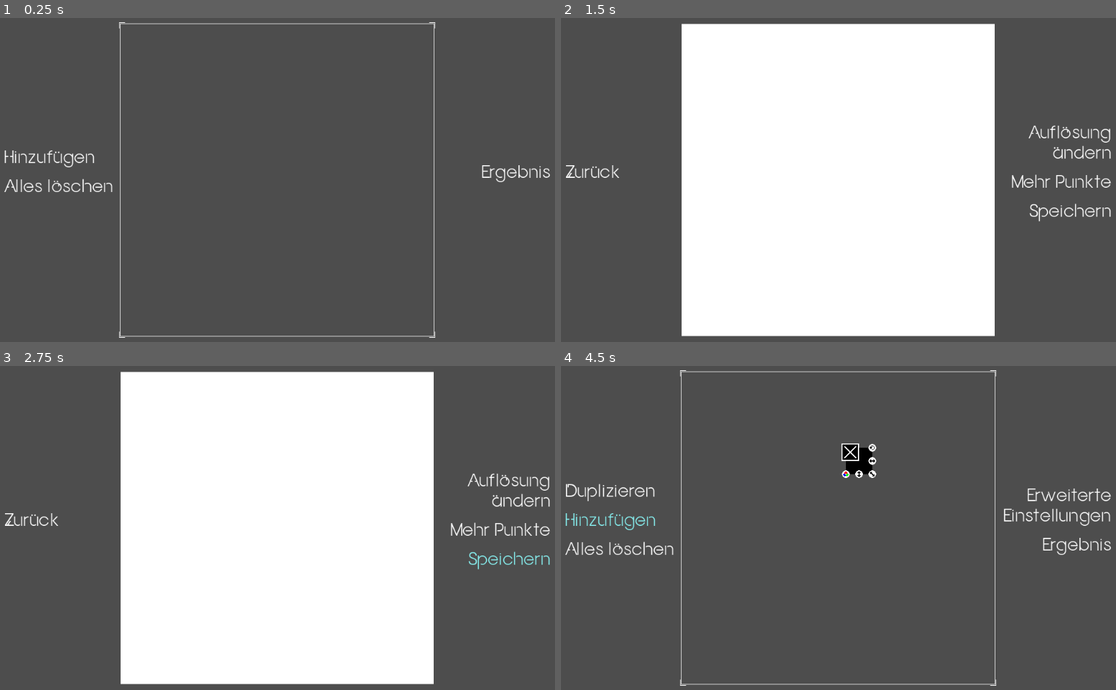
Above: before the commit, frames 1-4 (two rows, left to right).
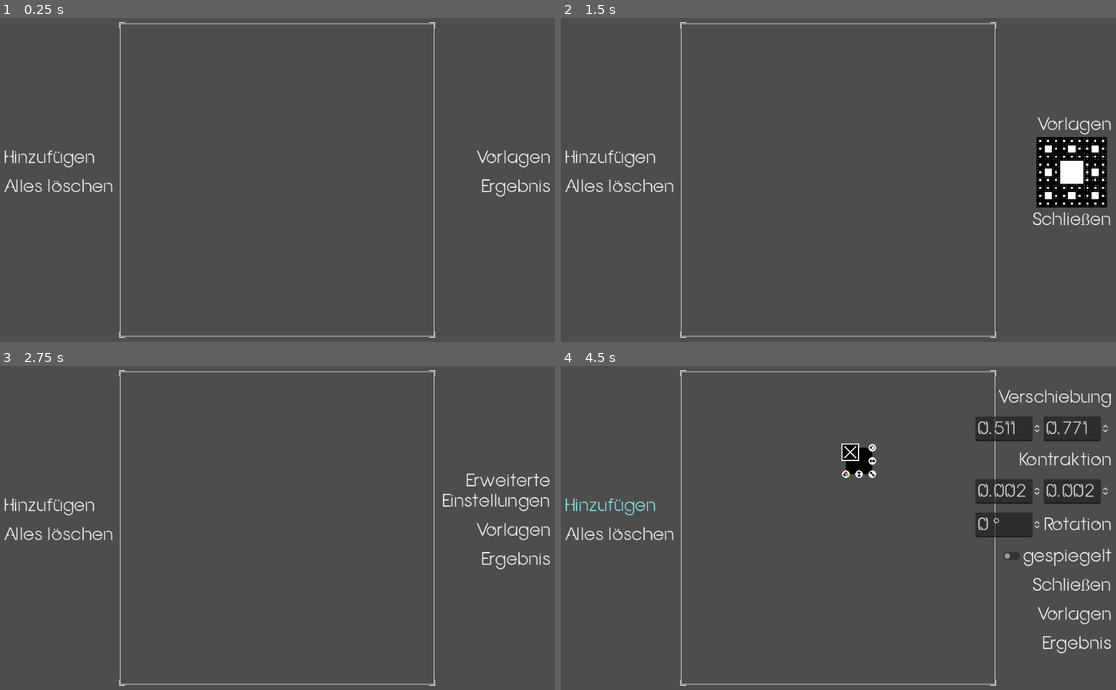
Above: after the commit, the same moments.

Repository: Anomasie/Fractals
Game: Godot game, scene res://scenes/GUI.tscn
Two runs of this game, one before a commit and one after it. Both use one fixed random seed, a clock stepped at 60 frames per second and the inputs below.
Inputs (mouse positions are in pixels of both pictures, inside the frame that each line leads up to):
- Up to frame 1 (0.25 s): no input
- Up to frame 2 (1.5 s): click (1071, 157) at 0.5 s, where only the run after the commit has a clickable "Vorlagen"; click (1071, 173) at 1.27 s
- Up to frame 3 (2.75 s): click (510, 566) at 2 s, where only the run after the commit has a clickable "Schließen"
- Up to frame 4 (4.5 s): click (1054, 492) at 2.75 s, where only the run after the commit has a clickable "Erweiterte Einstellungen"; click (594, 521) at 3.5 s, where only the run before the commit has a clickable "Zurück"; click "Hinzufügen" at 4.25 s

The runs differ from the first frame. In frame 1, 0.6% of the frame differs, in the area x 85-100%, y 40-56%; in frame 2, 59%, in the area x 0-100%, y 1-99%; in frame 3, 57%; in frame 4, 6.8%.
Error after the commit: Invalid call. Nonexistent function 'get_contraction' in base 'Nil'. (res://scenes/PlaygroundUI.gd:92)

Commit message:
added preset setup

Diff:
--- a/scenes/PlaygroundUI.gd
+++ b/scenes/PlaygroundUI.gd
@@ -56,7 +56,6 @@
 	if editing_color and rect_editing_color:
 		rect_editing_color.color_rect(new_color)
 
-
 # advanced options
 
 signal focus_ready
@@ -83,6 +82,7 @@
 	## open advanced option-button
 	else:
 		AdvancedButton.show()
+		PresetsButton.show()
 		DuplicateButton.show()
 	focus_ready.emit()
 
@@ -91,11 +91,13 @@
 	AdvancedOptions.show()
 	AdvancedOptions.load_ui(CurrentRect.get_contraction( BlueTexture.get_global_position() ))
 	ResultButton.hide()
+	PresetsButton.hide()
 
 func _on_advanced_options_close_me():
 	AdvancedOptions.hide()
 	AdvancedButton.show()
 	ResultButton.show()
+	PresetsButton.show()
 
 func _on_advanced_options_value_changed():
 	# editing the rect using the rect-ui will update advanced-uptions-ui
@@ -108,3 +110,20 @@
 
 func _on_duplicate_button_pressed():
 	Playground.duplicate_rect(CurrentRect, BlueTexture.get_global_position())
+
+# presets
+
+@onready var PresetsButton = $Right/Lines/PresetsButton
+@onready var Presets = $Right/Lines/Presets
+
+func _on_presets_button_pressed():
+	Presets.show()
+	AdvancedButton.hide()
+	PresetsButton.hide()
+	ResultButton.hide()
+
+func _on_presets_close_me():
+	Presets.hide()
+	AdvancedButton.show()
+	PresetsButton.show()
+	ResultButton.show()
--- a/scenes/PlaygroundUI.tscn
+++ b/scenes/PlaygroundUI.tscn
@@ -1,9 +1,10 @@
-[gd_scene load_steps=5 format=3 uid="uid://q88x6y11n1jm"]
+[gd_scene load_steps=6 format=3 uid="uid://q88x6y11n1jm"]
 
 [ext_resource type="Script" path="res://scenes/PlaygroundUI.gd" id="1_ioibl"]
 [ext_resource type="Texture2D" uid="uid://bg82qawkt7a6b" path="res://assets/gui/center_background.png" id="2_sdntq"]
 [ext_resource type="PackedScene" uid="uid://cnh2ciowfjn42" path="res://scenes/Playground.tscn" id="4_xpdbu"]
 [ext_resource type="PackedScene" uid="uid://ci4h23rvdej3t" path="res://scenes/AdvancedOptions.tscn" id="4_yd3uv"]
+[ext_resource type="PackedScene" uid="uid://co7ekdte8fr1f" path="res://scenes/Presets.tscn" id="5_jja2r"]
 
 [node name="PlaygroundUI" type="Control"]
 layout_mode = 3
@@ -138,11 +139,15 @@
 visible = false
 layout_mode = 2
 
-[node name="PresetButton" type="Button" parent="Right/Lines"]
-visible = false
+[node name="PresetsButton" type="Button" parent="Right/Lines"]
 layout_mode = 2
 text = "Vorlagen"
 alignment = 2
+
+[node name="Presets" parent="Right/Lines" instance=ExtResource("5_jja2r")]
+visible = false
+layout_mode = 2
+size_flags_horizontal = 8
 
 [node name="ResultButton" type="Button" parent="Right/Lines"]
 visibility_layer = 2
@@ -157,4 +162,6 @@
 [connection signal="pressed" from="Right/Lines/AdvancedButton" to="." method="_on_advanced_button_pressed"]
 [connection signal="close_me" from="Right/Lines/AdvancedOptions" to="." method="_on_advanced_options_close_me"]
 [connection signal="value_changed" from="Right/Lines/AdvancedOptions" to="." method="_on_advanced_options_value_changed"]
+[connection signal="pressed" from="Right/Lines/PresetsButton" to="." method="_on_presets_button_pressed"]
+[connection signal="close_me" from="Right/Lines/Presets" to="." method="_on_presets_close_me"]
 [connection signal="pressed" from="Right/Lines/ResultButton" to="." method="_on_results_pressed"]
--- /dev/null
+++ b/scenes/Preset.gd
@@ -0,0 +1,9 @@
+extends MarginContainer
+
+signal pressed
+
+func load_preset(preset):
+	$Texture.texture = load(preset["texture"])
+
+func _on_button_pressed():
+	pressed.emit()
--- /dev/null
+++ b/scenes/Preset.tscn
@@ -0,0 +1,22 @@
+[gd_scene load_steps=3 format=3 uid="uid://cwce7pw2ji0m4"]
+
+[ext_resource type="Texture2D" uid="uid://coi5u3kqbwaoh" path="res://assets/presets/SierpinskiCarpet.png" id="1_agbdg"]
+[ext_resource type="Script" path="res://scenes/Preset.gd" id="1_qu6lb"]
+
+[node name="Sierpinski" type="MarginContainer"]
+size_flags_horizontal = 4
+size_flags_vertical = 4
+theme_override_constants/margin_left = 0
+theme_override_constants/margin_top = 0
+theme_override_constants/margin_right = 0
+theme_override_constants/margin_bottom = 0
+script = ExtResource("1_qu6lb")
+
+[node name="Texture" type="TextureRect" parent="."]
+layout_mode = 2
+texture = ExtResource("1_agbdg")
+
+[node name="Button" type="Button" parent="."]
+layout_mode = 2
+
+[connection signal="pressed" from="Button" to="." method="_on_button_pressed"]
--- /dev/null
+++ b/scenes/Presets.gd
@@ -0,0 +1,78 @@
+extends VBoxContainer
+
+signal close_me
+
+const PRESETS = {
+	"Sierpinski": {
+		"texture": "res://assets/presets/SierpinskiCarpet.png",
+		"ifs": [
+			{
+				"translation": Vector2(0,0),
+				"contract": Vector2(1.0/3, 1.0/3),
+				"rotation": 0,
+				"mirrored": false
+			},
+			{
+				"translation": Vector2(1.0/3,0),
+				"contract": Vector2(1.0/3, 1.0/3),
+				"rotation": 0,
+				"mirrored": false
+			},
+			{
+				"translation": Vector2(2.0/3,0),
+				"contract": Vector2(1.0/3, 1.0/3),
+				"rotation": 0,
+				"mirrored": false
+			},
+			{
+				"translation": Vector2(0,1.0/3),
+				"contract": Vector2(1.0/3, 1.0/3),
+				"rotation": 0,
+				"mirrored": false
+			},
+			{
+				"translation": Vector2(2.0/3,1.0/3),
+				"contract": Vector2(1.0/3, 1.0/3),
+				"rotation": 0,
+				"mirrored": false
+			},
+			{
+				"translation": Vector2(2.0/3,0),
+				"contract": Vector2(1.0/3, 1.0/3),
+				"rotation": 0,
+				"mirrored": false
+			},
+			{
+				"translation": Vector2(2.0/3,1.0/3),
+				"contract": Vector2(1.0/3, 1.0/3),
+				"rotation": 0,
+				"mirrored": false
+			},
+			{
+				"translation": Vector2(2.0/3,2.0/3),
+				"contract": Vector2(1.0/3, 1.0/3),
+				"rotation": 0,
+				"mirrored": false
+			}
+		]
+	}
+}
+
+@onready var Preset = load("res://scenes/Preset.tscn")
+@onready var CloseButton = $CloseButton
+
+func _ready():
+	for preset in PRESETS.keys():
+		var Instance = Preset.instantiate()
+		Instance.name = preset
+		Instance.pressed.connect(_on_preset_pressed.bind(preset))
+		self.add_child(Instance)
+		Instance.load_preset(PRESETS[preset])
+	self.move_child(CloseButton, -1)
+
+func _on_preset_pressed(preset):
+	print(preset)
+
+
+func _on_close_button_pressed():
+	close_me.emit()
--- /dev/null
+++ b/scenes/Presets.tscn
@@ -0,0 +1,21 @@
+[gd_scene load_steps=2 format=3 uid="uid://co7ekdte8fr1f"]
+
+[ext_resource type="Script" path="res://scenes/Presets.gd" id="1_k08fq"]
+
+[node name="Presets" type="VBoxContainer"]
+size_flags_horizontal = 4
+size_flags_vertical = 4
+theme_override_constants/separation = 4
+script = ExtResource("1_k08fq")
+
+[node name="PresetsLabel" type="Label" parent="."]
+layout_mode = 2
+text = "Vorlagen"
+horizontal_alignment = 2
+
+[node name="CloseButton" type="Button" parent="."]
+layout_mode = 2
+text = "Schließen"
+alignment = 2
+
+[connection signal="pressed" from="CloseButton" to="." method="_on_close_button_pressed"]
--- a/scripts/contraction.gd
+++ b/scripts/contraction.gd
@@ -20,3 +20,19 @@
 
 func linear(a, b, lambda=0.5):
 	return lambda * a + (1 - lambda) * b
+
+# dict
+
+static func from_dict(dict):
+	var contr = Contraction.new()
+	if dict.has("translation"):
+		contr.translation = dict["translation"]
+	if dict.has("contract"):
+		contr.contract = dict["contract"]
+	if dict.has("rotation"):
+		contr.rotation = dict["rotation"]
+	if dict.has("mirrored"):
+		contr.mirrored = dict["mirrored"]
+	if dict.has("color"):
+		contr.color = dict["color"]
+	return contr
--- a/scripts/ifs.gd
+++ b/scripts/ifs.gd
@@ -54,3 +54,11 @@
 		sum += function.contract.x * function.contract.y
 		distribution.append(sum)
 	return distribution
+
+# dictionaries
+
+static func from_dict(array):
+	var ifs = []
+	for entry in array:
+		ifs.append(Contraction.from_dict(entry))
+	return ifs
Binary file added: assets/presets/SierpinskiCarpet.png
Not shown, added: assets/presets/SierpinskiCarpet.png.import
